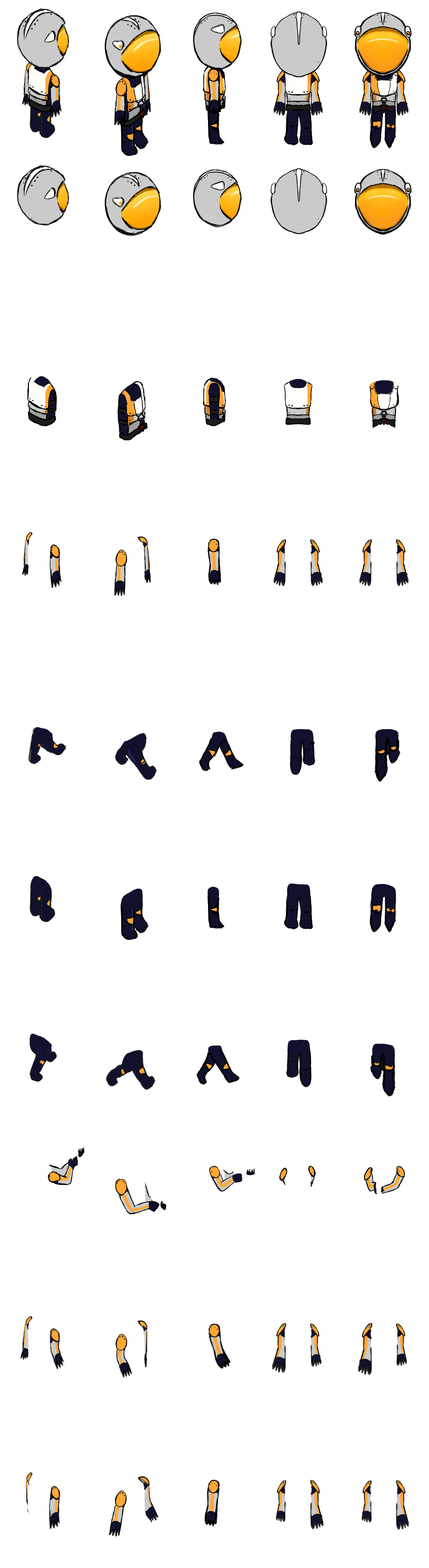
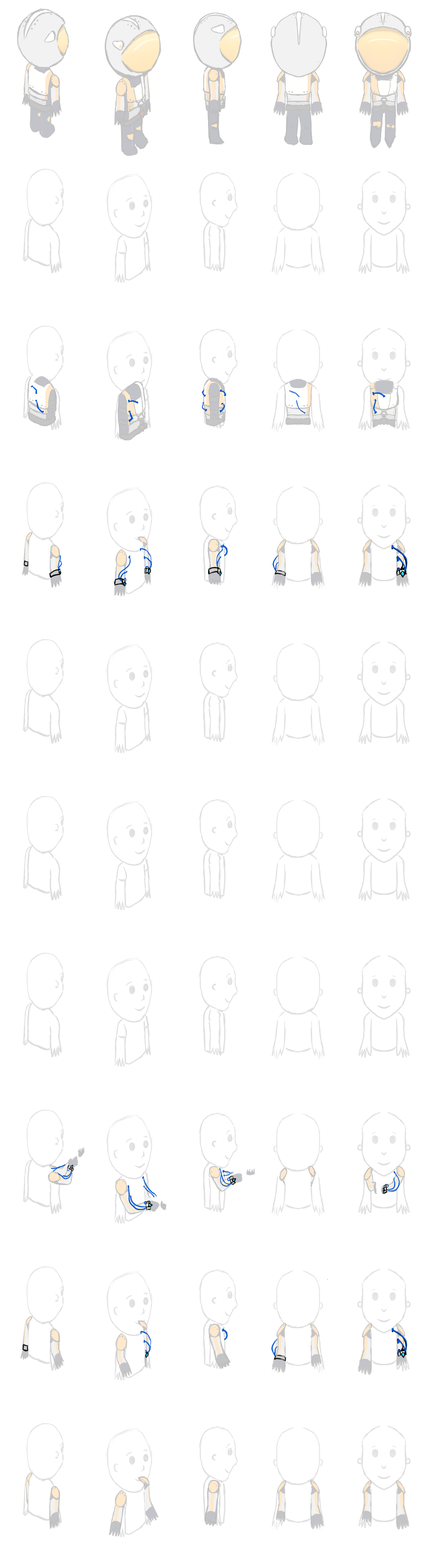
Comparing the layer stacks of the two 429 x 1568 images. Changes:
added layer "mirrored directions" above "main directions time gauntlet" over [left=25, top=376, right=411, bottom=979]
added layer "main directions time gauntlet" above "Layer 73" over [left=21, top=376, right=411, bottom=979]
added layer "Layer 73" above "Layer 71" over [left=50, top=1154, right=251, bottom=1224]
added layer "Layer 71" above "Copy of main directions time gauntlet" over [left=25, top=1154, right=402, bottom=1380]
added layer "Copy of main directions time gauntlet" above "Layer 63" over [left=19, top=1059, right=411, bottom=1538]
"everything": opacity 100% → 25% over [left=16, top=8, right=412, bottom=1538]
hid group "heads" (3 layers) over [left=16, top=8, right=412, bottom=855]
hid group "legs right" (1st of 2, in "everything") (4 layers) over [left=22, top=661, right=411, bottom=1189]
hid group "legs middle" (1st of 2, in "everything") (4 layers) over [left=22, top=795, right=411, bottom=1008]
hid group "legs left" (4 layers) over [left=22, top=952, right=411, bottom=1190]
showed group "basic guide lines (deactivate before export)" (14 layers) over [left=16, top=131, right=412, bottom=284]
